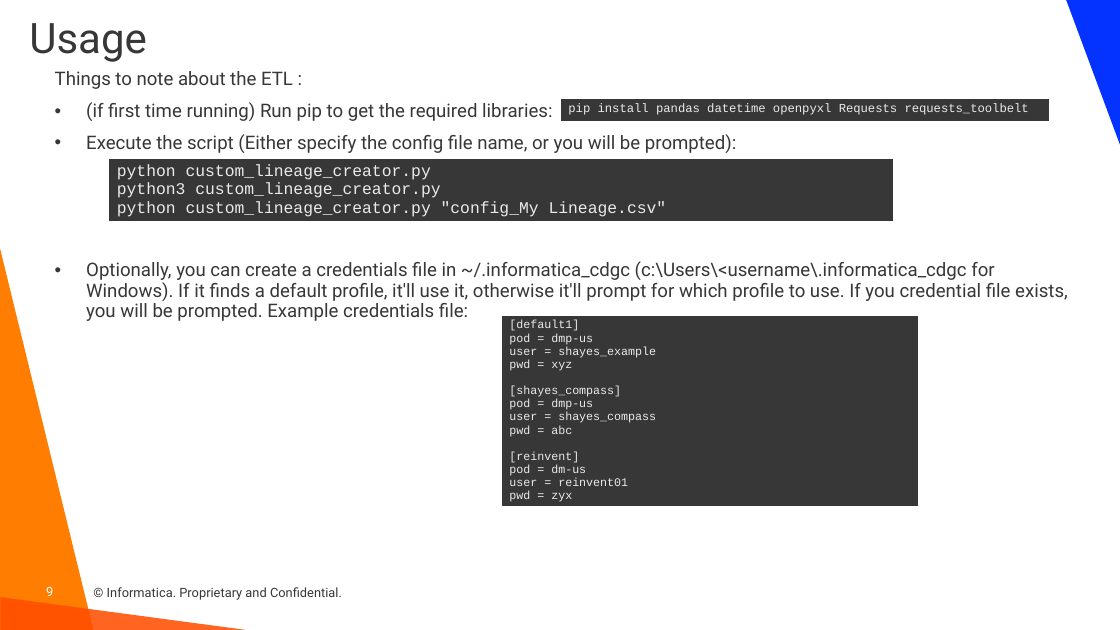
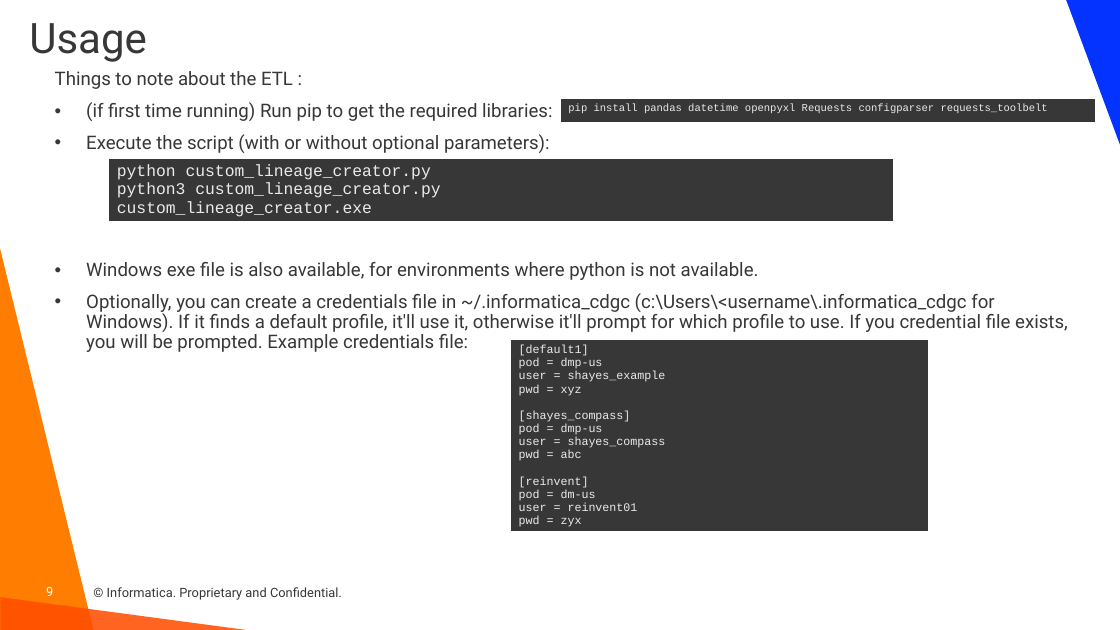
Before and after one commit to haystraw/Informatica_Custom_Lineage_Creator, a slide deck: slide 9 of Custom Lineage Creator.pptx. Drawn at 1120x630 pixels with LibreOffice and Linux fonts; fonts in the diff are those of the drawing; background and template pictures are left out. Boxes give left, top, right and bottom in pixels: in the first picture for what was removed or moved away, otherwise in the second. Text is boxed around its words. In the diff, an @@ line names an element or a change of style, - is before the commit and + after.

```diff
--- a/Custom Lineage Creator.pptx
+++ b/Custom Lineage Creator.pptx
@@ table at bbox=[560, 98, 1095, 124] @@
-row 1, column 1: pip install pandas datetime openpyxl Requests requests_toolbelt
+row 1, column 1: pip install pandas datetime openpyxl Requests configparser requests_toolbelt
@@ table: place and size @@
-table at bbox=[560, 98, 1049, 122]
+table at bbox=[560, 98, 1095, 124]
@@ text at bbox=[86, 134, 759, 280]: text changed @@
-• Execute the script (Either specify the config file name, or you will be prompted):
+• Execute the script (with or without optional parameters):
+• Windows exe file is also available, for environments where python is not available.
@@ table at bbox=[108, 159, 894, 226] @@
@@ row 1, column 1: "python custom_lineage_creator.py / python3 custom_lineage_creator.py / python custom_lineage_creator.py "config_My Lineage.csv"" to "python custom_lineage_creator.py / python3 custom_lineage_creator.py / custom_lineage_creator.exe" @@
@@ table: place and size @@
-table at bbox=[501, 315, 918, 519]
+table at bbox=[510, 339, 928, 544]
```
Also in this commit, not shown: 2 other slides changed, 3 slides added, 1 other file.
